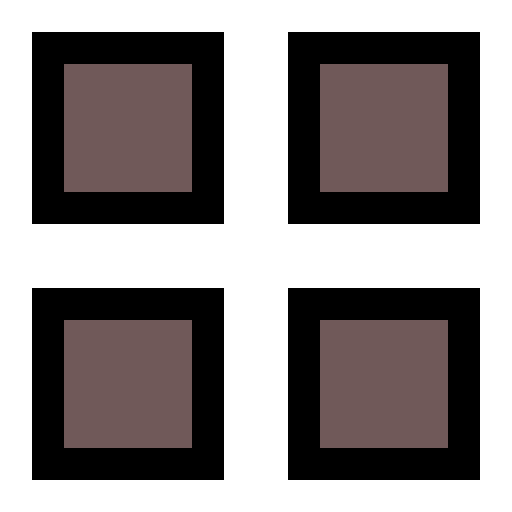
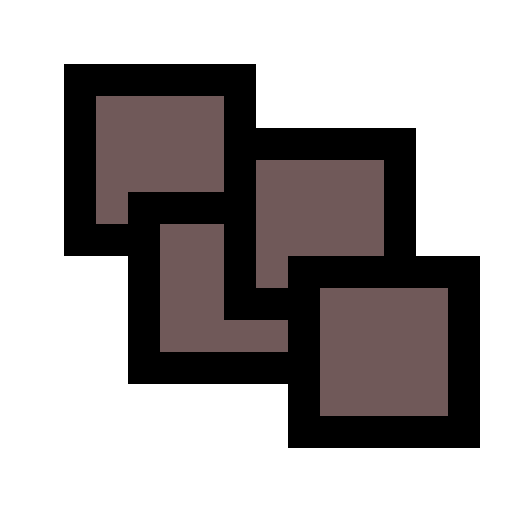
Comparing the layer stacks of the two (512, 512) images. Changes:
removed layer "Layer" over [64, 64, 448, 448]
added layer "Pasted Layer #2" above "Pasted Layer" over [288, 256, 480, 448]
added layer "Pasted Layer" above "Pasted Layer #1" over [224, 128, 416, 320]
added layer "Pasted Layer #1" above "Background" over [128, 192, 320, 384]
painted on "Background" over [32, 32, 480, 480]
